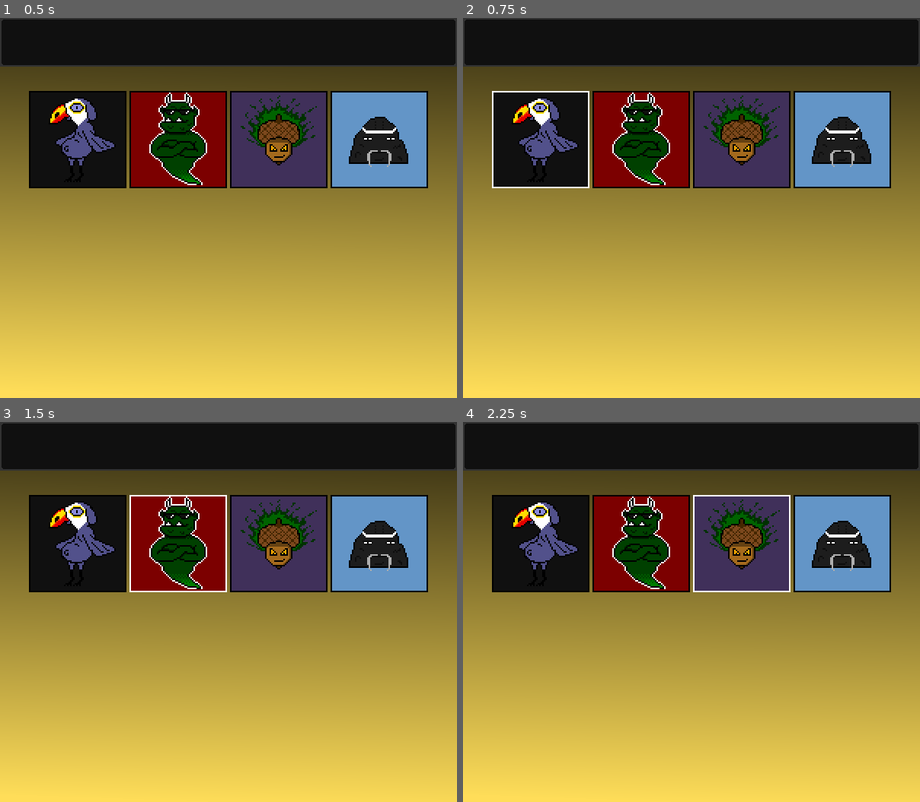
Above: before the commit, frames 1-4 (two rows, left to right).
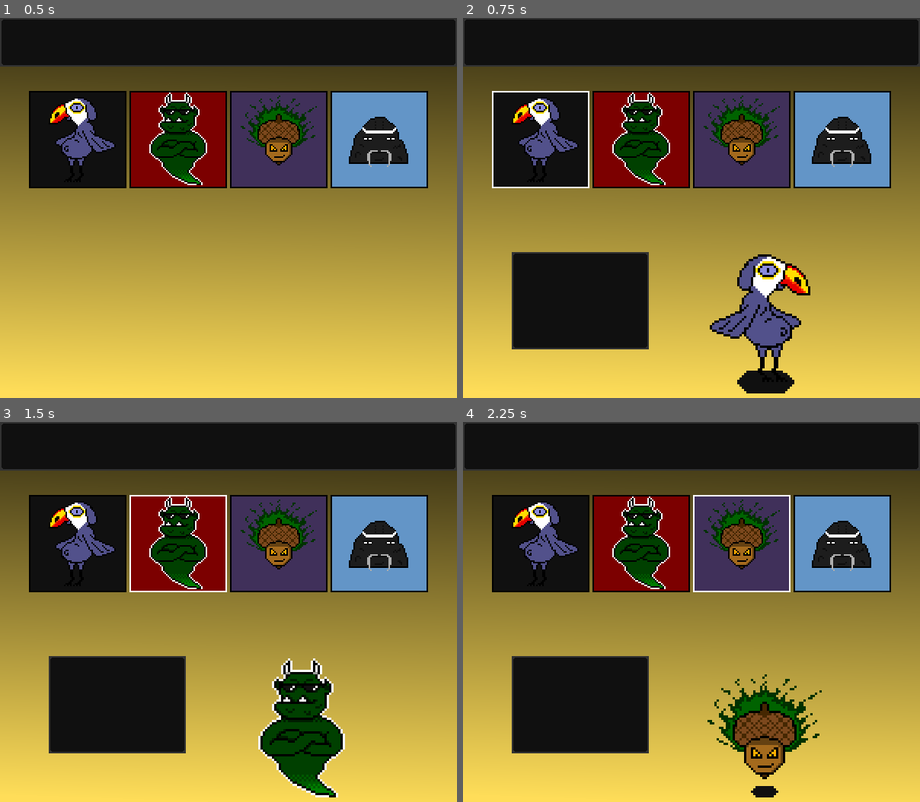
Above: after the commit, the same moments.

Repository: RustyMonky/LudumDare41
Game: Godot game, scene res://fighters/Fighters.tscn
Two runs of this game, one before a commit and one after it. Both use one fixed random seed, a clock stepped at 60 frames per second and the inputs below.
Inputs (mouse positions are in pixels of both pictures, inside the frame that each line leads up to):
- Up to frame 1 (0.5 s): no input
- Up to frame 2 (0.75 s): click (540, 139) at 0.5 s
- Up to frame 3 (1.5 s): click (178, 543) at 1.27 s
- Up to frame 4 (2.25 s): click (741, 543) at 2.02 s

Frame 1 is identical in both runs. In frame 2, 11% of the frame differs, in the area x 10-76%, y 61-99%; in frame 3, 12%; in frame 4, 11%.

Commit message:
Implements fighter selection and hover

Diff:
--- /dev/null
+++ b/assets/fonts/selectFighterPanelFont.tres
@@ -0,0 +1,11 @@
+[gd_resource type="DynamicFont" load_steps=2 format=2]
+
+[ext_resource path="res://assets/fonts/SomepxNew.ttf" type="DynamicFontData" id=1]
+
+[resource]
+
+size = 40
+use_mipmaps = false
+use_filter = false
+font_data = ExtResource( 1 )
+_sections_unfolded = [ "Font", "Settings" ]
--- a/data/fighters.json
+++ b/data/fighters.json
@@ -4,25 +4,29 @@
             "name": "Dodocan",
             "affinity": "random",
             "normalTexture": "res://assets/sprites/fighterSelect/dodoBox.png",
-            "hoverTexture": "res://assets/sprites/fighterSelect/dodoBoxHover.png"
+            "hoverTexture": "res://assets/sprites/fighterSelect/dodoBoxHover.png",
+            "selectedTexture": "res://assets/sprites/fighterSelect/dodocan.png"
         },
         {
             "name": "Butch the Vengeful Orc Ghost",
             "affinity": "Brawn",
             "normalTexture": "res://assets/sprites/fighterSelect/orcGhostBox.png",
-            "hoverTexture": "res://assets/sprites/fighterSelect/orcGhostBoxHover.png"
+            "hoverTexture": "res://assets/sprites/fighterSelect/orcGhostBoxHover.png",
+            "selectedTexture": "res://assets/sprites/fighterSelect/orcGhost.png"
         },
         {
             "name": "Jaffro the Demonic Acorn",
             "affinity": "Power",
             "normalTexture": "res://assets/sprites/fighterSelect/demonAcornBox.png",
-            "hoverTexture": "res://assets/sprites/fighterSelect/demonAcornBoxHover.png"
+            "hoverTexture": "res://assets/sprites/fighterSelect/demonAcornBoxHover.png",
+            "selectedTexture": "res://assets/sprites/fighterSelect/demonAcorn.png"
         },
         {
             "name": "Rock-sensei",
             "affinity": "Mind",
             "normalTexture": "res://assets/sprites/fighterSelect/rockSenseiBox.png",
-            "hoverTexture": "res://assets/sprites/fighterSelect/rockSenseiBoxHover.png"
+            "hoverTexture": "res://assets/sprites/fighterSelect/rockSenseiBoxHover.png",
+            "selectedTexture": "res://assets/sprites/fighterSelect/rockSensei.png"
         }
     ]
 }
--- a/fighters/Fighters.gd
+++ b/fighters/Fighters.gd
@@ -3,10 +3,18 @@
 var fighter_select_box
 var fighter_select_button_scene
 
+var selected_fighter_info = null
+var selected_fighter_patch = null
+var selected_fighter_sprite = null
+
 func _ready():
-	fighter_select_box = $GUI/Container/VBoxContainer/fighterSelectContainer/selectBackground/HBoxContainer
+	fighter_select_box = $GUI/Container/VBoxContainer/fighterSelectContainer/selectBackground/selectionHBox
 
 	fighter_select_button_scene = preload("res://fighters/fighterSelectButton.tscn")
+
+	selected_fighter_patch = $GUI/Container/VBoxContainer/selectedFighterContainer/HBoxContainer/Container/selectedFighterPatch
+	selected_fighter_info = $GUI/Container/VBoxContainer/selectedFighterContainer/HBoxContainer/Container/selectedFighterPatch/selectedFighterInfo
+	selected_fighter_sprite = $GUI/Container/VBoxContainer/selectedFighterContainer/HBoxContainer/Container/selectedFighter
 
 	for fighter in global.fighter_data.fighters:
 		var fighterChar = fighter_select_button_scene.instance()
@@ -18,7 +26,13 @@
 		fighterChar.data = fighter
 		fighter_select_box.add_child(fighterChar)
 
-#func _process(delta):
-#	# Called every frame. Delta is time since last frame.
-#	# Update game logic here.
-#	pass
+	set_process(true)
+
+func _process(delta):
+	if global.player_selected_fighter != null:
+		var selected_texture = load(global.player_selected_fighter.selectedTexture)
+		selected_fighter_sprite.set_texture(selected_texture)
+		selected_fighter_sprite.set_scale(Vector2(3, 3))
+
+		selected_fighter_patch.show()
+		selected_fighter_info.set_text(global.player_selected_fighter.name)
--- a/fighters/Fighters.tscn
+++ b/fighters/Fighters.tscn
@@ -1,9 +1,10 @@
-[gd_scene load_steps=5 format=2]
+[gd_scene load_steps=6 format=2]
 
 [ext_resource path="res://fighters/Fighters.gd" type="Script" id=1]
 [ext_resource path="res://assets/sprites/topUiPatch.png" type="Texture" id=2]
 [ext_resource path="res://assets/fonts/fighterMenuTitleFont.tres" type="DynamicFont" id=3]
 [ext_resource path="res://assets/sprites/fighterSelect/background.png" type="Texture" id=4]
+[ext_resource path="res://assets/fonts/selectFighterPanelFont.tres" type="DynamicFont" id=5]
 
 [node name="Node" type="Node" index="0"]
 
@@ -115,6 +116,7 @@
 
 [node name="fighterSelectContainer" type="Container" parent="GUI/Container/VBoxContainer" index="1"]
 
+editor/display_folded = true
 anchor_left = 0.0
 anchor_top = 0.0
 anchor_right = 0.0
@@ -151,7 +153,7 @@
 stretch_mode = 3
 _sections_unfolded = [ "Rect", "Visibility" ]
 
-[node name="HBoxContainer" type="HBoxContainer" parent="GUI/Container/VBoxContainer/fighterSelectContainer/selectBackground" index="0"]
+[node name="selectionHBox" type="HBoxContainer" parent="GUI/Container/VBoxContainer/fighterSelectContainer/selectBackground" index="0"]
 
 anchor_left = 0.0
 anchor_top = 0.0
@@ -169,3 +171,121 @@
 size_flags_vertical = 1
 alignment = 1
 _sections_unfolded = [ "Margin", "Rect" ]
+
+[node name="selectedFighterContainer" type="Container" parent="GUI/Container/VBoxContainer" index="2"]
+
+anchor_left = 0.0
+anchor_top = 0.0
+anchor_right = 0.0
+anchor_bottom = 0.0
+margin_top = 8.0
+margin_right = 600.0
+margin_bottom = 8.0
+rect_pivot_offset = Vector2( 0, 0 )
+rect_clip_content = false
+mouse_filter = 0
+mouse_default_cursor_shape = 0
+size_flags_horizontal = 1
+size_flags_vertical = 1
+_sections_unfolded = [ "Anchor", "Margin", "Rect" ]
+
+[node name="HBoxContainer" type="HBoxContainer" parent="GUI/Container/VBoxContainer/selectedFighterContainer" index="0"]
+
+anchor_left = 0.0
+anchor_top = 0.0
+anchor_right = 0.0
+anchor_bottom = 0.0
+margin_top = 300.0
+margin_right = 600.0
+margin_bottom = 500.0
+rect_pivot_offset = Vector2( 0, 0 )
+rect_clip_content = false
+mouse_filter = 1
+mouse_default_cursor_shape = 0
+size_flags_horizontal = 1
+size_flags_vertical = 1
+alignment = 1
+_sections_unfolded = [ "Margin", "Rect" ]
+
+[node name="Container" type="Container" parent="GUI/Container/VBoxContainer/selectedFighterContainer/HBoxContainer" index="0"]
+
+anchor_left = 0.0
+anchor_top = 0.0
+anchor_right = 0.0
+anchor_bottom = 0.0
+margin_left = 300.0
+margin_right = 300.0
+margin_bottom = 200.0
+rect_pivot_offset = Vector2( 0, 0 )
+rect_clip_content = false
+mouse_filter = 0
+mouse_default_cursor_shape = 0
+size_flags_horizontal = 1
+size_flags_vertical = 1
+_sections_unfolded = [ "Margin", "Rect" ]
+
+[node name="selectedFighterPatch" type="NinePatchRect" parent="GUI/Container/VBoxContainer/selectedFighterContainer/HBoxContainer/Container" index="0"]
+
+editor/display_folded = true
+visible = false
+anchor_left = 1.0
+anchor_top = 0.5
+anchor_right = 1.0
+anchor_bottom = 0.5
+margin_left = -236.0
+margin_top = -100.0
+margin_right = -56.0
+margin_bottom = 28.0
+rect_pivot_offset = Vector2( 0, 0 )
+rect_clip_content = false
+mouse_filter = 2
+mouse_default_cursor_shape = 0
+size_flags_horizontal = 1
+size_flags_vertical = 1
+texture = ExtResource( 2 )
+patch_margin_left = 4
+patch_margin_top = 4
+patch_margin_right = 4
+patch_margin_bottom = 4
+_sections_unfolded = [ "Patch Margin", "Rect", "Visibility" ]
+
+[node name="selectedFighterInfo" type="Label" parent="GUI/Container/VBoxContainer/selectedFighterContainer/HBoxContainer/Container/selectedFighterPatch" index="0"]
+
+anchor_left = 0.5
+anchor_top = 0.5
+anchor_right = 0.5
+anchor_bottom = 0.5
+margin_left = -64.0
+margin_top = -32.0
+margin_right = 64.0
+margin_bottom = 32.0
+rect_pivot_offset = Vector2( 0, 0 )
+rect_clip_content = false
+mouse_filter = 2
+mouse_default_cursor_shape = 0
+size_flags_horizontal = 1
+size_flags_vertical = 4
+custom_fonts/font = ExtResource( 5 )
+align = 1
+valign = 1
+autowrap = true
+clip_text = true
+percent_visible = 1.0
+lines_skipped = 0
+max_lines_visible = -1
+_sections_unfolded = [ "Rect", "custom_fonts" ]
+
+[node name="selectedFighter" type="TextureRect" parent="GUI/Container/VBoxContainer/selectedFighterContainer/HBoxContainer/Container" index="1"]
+
+anchor_left = 0.0
+anchor_top = 0.0
+anchor_right = 0.0
+anchor_bottom = 0.0
+rect_pivot_offset = Vector2( 0, 0 )
+rect_clip_content = false
+mouse_filter = 1
+mouse_default_cursor_shape = 0
+size_flags_horizontal = 1
+size_flags_vertical = 1
+stretch_mode = 3
+_sections_unfolded = [ "Anchor", "Grow Direction", "Margin", "Mouse", "Rect" ]
Binary file changed: assets/sprites/fighterSelect/demonAcorn.png
Binary file added: assets/sprites/fighterSelect/demonAcornLarge.png
Not shown, changed: assets/sprites/fighterSelect/demonAcornLarge.png.import
Binary file added: assets/sprites/fighterSelect/dodocan.png
Not shown, changed: assets/sprites/fighterSelect/dodocan.png.import
Binary file added: assets/sprites/fighterSelect/dodocanLarge.png
Not shown, added: assets/sprites/fighterSelect/dodocanLarge.png.import
Binary file added: assets/sprites/fighterSelect/orcGhostLarge.png
Not shown, added: assets/sprites/fighterSelect/orcGhostLarge.png.import
Binary file changed: assets/sprites/fighterSelect/rockSensei.png
Not shown, changed: assets/sprites/fighterSelect/rockSensei.png.import
Binary file added: assets/sprites/fighterSelect/rockSenseiLarge.png
(and 1 more such lines)
